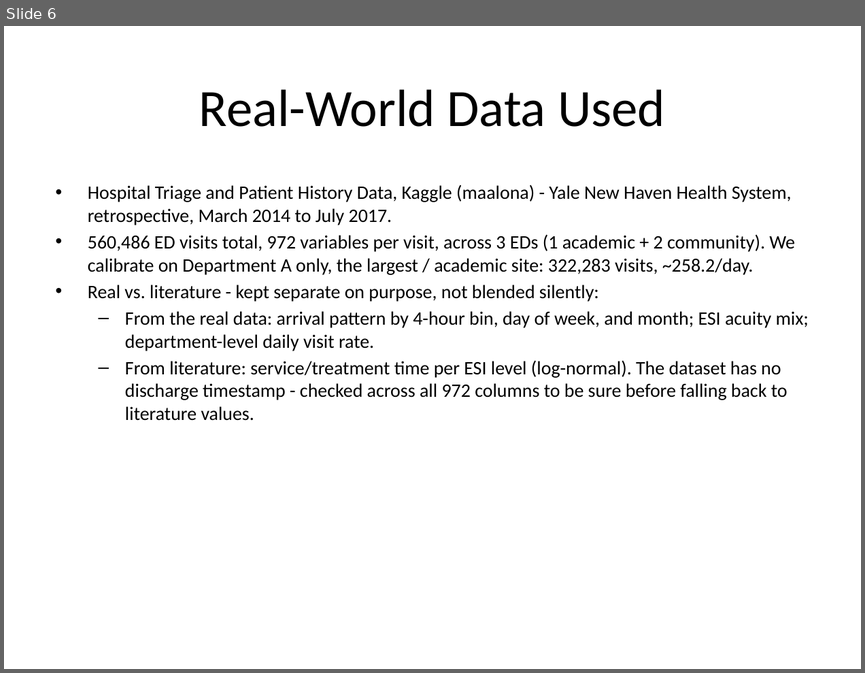
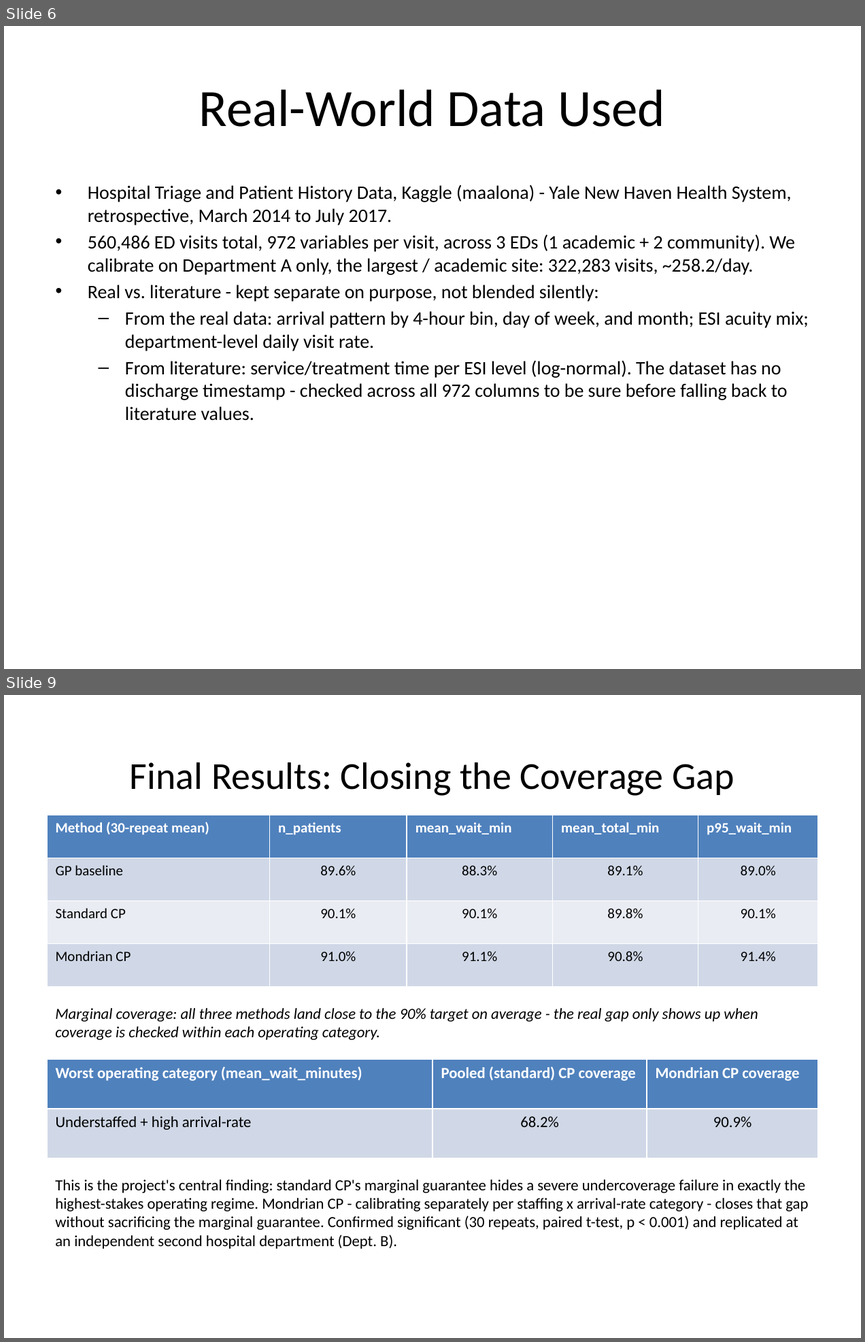
Before and after one commit to DUNE-ODYSSEY/Mondrian-Conformal-Prediction-On-Discrete-Event-Simulation, a slide deck: slides/mid_sem_presentation.pptx. Shown one above the other, each under a label of ours: slide 6 before the commit, slides 6 and 9 after it; the slides between them are not shown. The pictures are 865x673 and 865x1342 pixels, drawn with LibreOffice and Linux fonts; fonts in the diff are those of the drawing. Boxes give left, top, right and bottom in pixels: in the first picture for what was removed or moved away, otherwise in the second. Text is boxed around its words. In the diff, an @@ line names an element or a change of style, - is before the commit and + after.

Commit message:
Update mid-sem PPT with real final results, not the mid-project snapshot
The deck still had a literature-review slide explicitly marked as a
placeholder (counts unknown at the time) and a "Future Scope - End-Sem"
slide describing weeks 9-16 as a future plan - both stale now that the
whole project, plus a substantial extension beyond it, is complete.

- Slide 8: real literature review numbers (30 papers, 5 categories, plus
  10 DES-calibration cross-check papers), replacing the "[ ]" placeholders.
- Slide 7: dropped the "~50%" framing now that this phase is long done.
- Slide 9: replaced the forward-looking weekly plan with the actual final
  result - marginal coverage comparison (GP/Standard/Mondrian, 30-repeat
  significance-tested) and the real worst-category number (68.2% pooled
  vs 90.9% Mondrian), verified against results/tables/mondrian_cp_detail.csv.
- New slide 10: summarizes the work that went beyond the original roadmap
  (CQR, CRC, ACI, weighted CP, 5-architecture benchmark, cross-site
  replication, dashboard/capacity optimization, the book report).

Also fixed a real layout bug caught by rendering each slide to PNG via
PowerPoint COM automation: slides 7 and 9's longer titles wrapped to two
lines at the default title font size and overlapped the table beneath -
fixed by reducing title font size on those two slides.

```diff
--- a/slides/mid_sem_presentation.pptx
+++ b/slides/mid_sem_presentation.pptx
@@ slide 9 added at box(4, 695, 861, 1338), background #FFFFFF @@
@@ title added at box(130, 762, 734, 796), 32 pt, text #000000 @@
+Final Results: Closing the Coverage Gap
@@ table added at box(47, 815, 818, 986), 4 rows, 5 columns @@
+Method (30-repeat mean) | n_patients | mean_wait_min | mean_total_min | p95_wait_min
+GP baseline | 89.6% | 88.3% | 89.1% | 89.0%
+Standard CP | 90.1% | 90.1% | 89.8% | 90.1%
+Mondrian CP | 91.0% | 91.1% | 90.8% | 91.4%
@@ text added at box(55, 1008, 757, 1040), 13 pt, text #000000, italic @@
+Marginal coverage: all three methods land close to the 90% target on average - the real gap only shows up when coverage is checked within each operating category.
@@ table added at box(47, 1059, 818, 1157), 2 rows, 3 columns @@
+Worst operating category (mean_wait_minutes) | Pooled (standard) CP coverage | Mondrian CP coverage
+Understaffed + high arrival-rate | 68.2% | 90.9%
@@ text added at box(55, 1179, 808, 1249), 13 pt, text #000000 @@
+This is the project's central finding: standard CP's marginal guarantee hides a severe undercoverage failure in exactly the highest-stakes operating regime. Mondrian CP - calibrating separately per staffing x arrival-rate category - closes that gap without sacrificing the marginal guarantee. Confirmed significant (30 repeats, paired t-test, p < 0.001) and replicated at an independent second hospital department (Dept. B).
```
Also in this commit, not shown: 2 slides changed, 1 other slide added, 1 slide removed, 1 other file.
